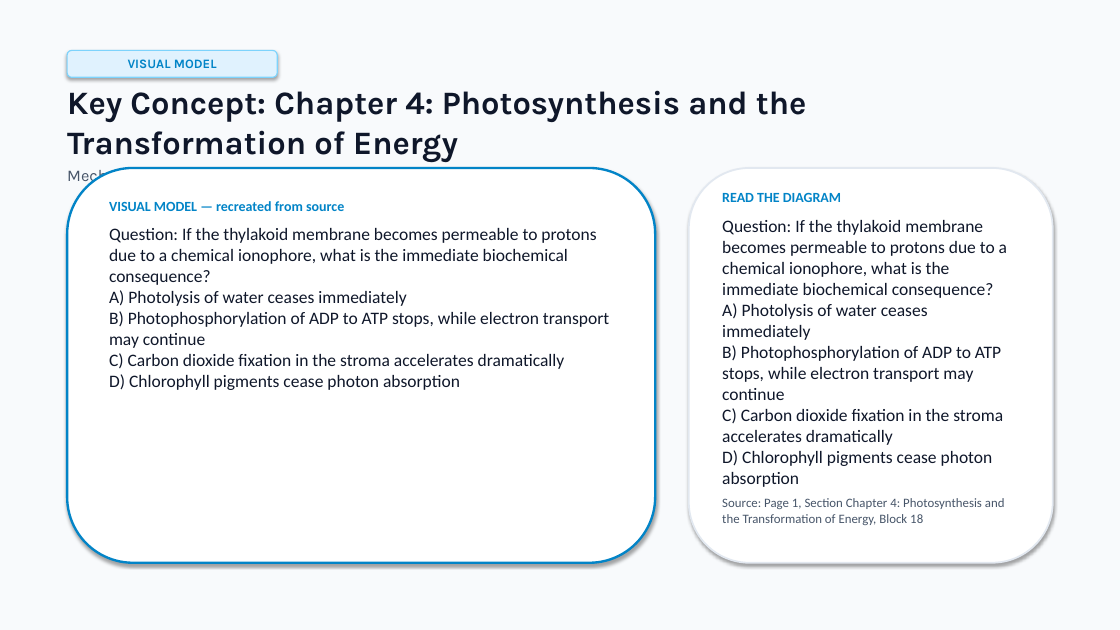
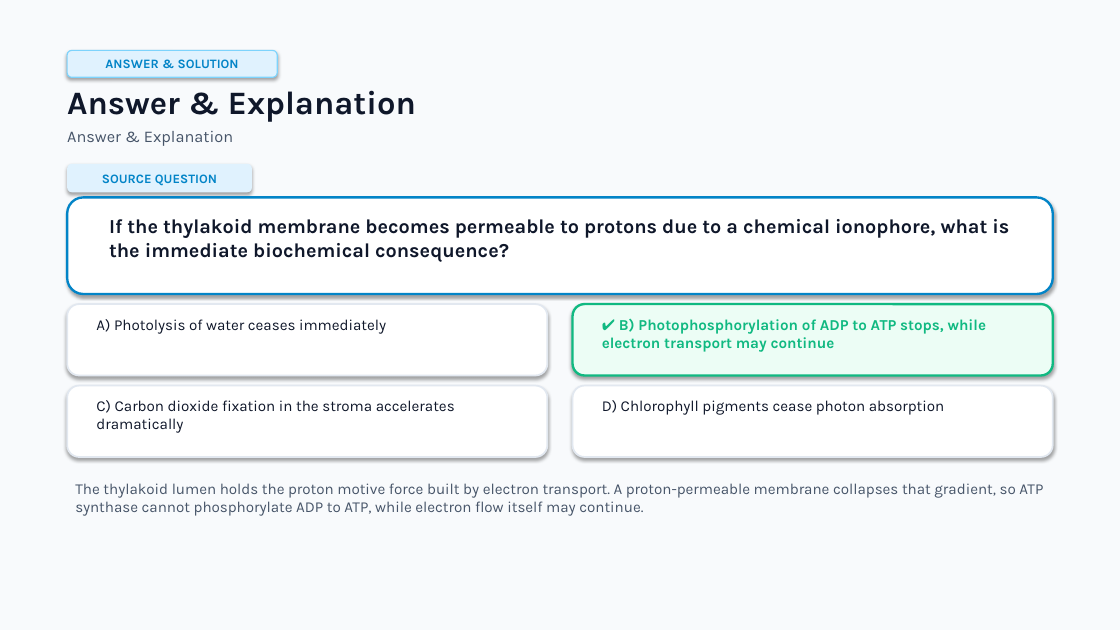
Before and after one commit to usm007/LessonMorph, a slide deck: slide 7 of output/photosynthesis_and_cellular_energy.pptx (slide 21 before the commit). Drawn at 1120x630 pixels with LibreOffice and Linux fonts; fonts in the diff are those of the drawing. Boxes give left, top, right and bottom in pixels: in the first picture for what was removed or moved away, otherwise in the second. Text is boxed around its words. In the diff, an @@ line names an element or a change of style, - is before the commit and + after.

```diff
--- a/output/photosynthesis_and_cellular_energy.pptx
+++ b/output/photosynthesis_and_cellular_energy.pptx
@@ text in rounded rectangle at bbox=[105, 59, 239, 68]: text changed @@
-VISUAL MODEL
+ANSWER & SOLUTION
@@ text at bbox=[67, 90, 416, 146]: text changed @@
-Key Concept: Chapter 4: Photosynthesis and the Transformation of Energy
-Mechanisms, principles, and analysis
+Answer & Explanation
+Answer & Explanation
@@ rounded rectangle removed at bbox=[67, 168, 655, 563] @@
@@ rounded rectangle added at bbox=[67, 164, 252, 192], fill #E0F2FE, 11 pt, text #0284C7, bold @@
+SOURCE QUESTION
@@ rounded rectangle added at bbox=[67, 197, 1053, 294], fill #FFFFFF, outline #0284C7 2 pt @@
@@ text removed at bbox=[722, 192, 1007, 525] @@
-READ THE DIAGRAM
-Question: If the thylakoid membrane becomes permeable to protons due to a chemical ionophore, what is the immediate biochemical consequence?
-A) Photolysis of water ceases immediately
-B) Photophosphorylation of ADP to ATP stops, while electron transport may continue
-C) Carbon dioxide fixation in the stroma accelerates dramatically
-D) Chlorophyll pigments cease photon absorption
-Source: Page 1, Section Chapter 4: Photosynthesis and the Transformation of Energy, Block 18
@@ text at bbox=[109, 219, 1009, 262]: text changed; size 15 to 17 pt; font Calibri to Karla; bold on @@
-VISUAL MODEL — recreated from source
-Question: If the thylakoid membrane becomes permeable to protons due to a chemical ionophore, what is the immediate biochemical consequence?
-A) Photolysis of water ceases immediately
-B) Photophosphorylation of ADP to ATP stops, while electron transport may continue
-C) Carbon dioxide fixation in the stroma accelerates dramatically
-D) Chlorophyll pigments cease photon absorption
+If the thylakoid membrane becomes permeable to protons due to a chemical ionophore, what is the immediate biochemical consequence?
@@ rounded rectangle added at bbox=[67, 304, 548, 376], fill #FFFFFF, outline #E2E8F0 1.5 pt @@
@@ text added at bbox=[96, 319, 386, 334], 13 pt, text #0F172A @@
+A) Photolysis of water ceases immediately
@@ rounded rectangle added at bbox=[573, 304, 1054, 376], fill #ECFDF5, outline #10B981 2 pt @@
@@ text added at bbox=[602, 318, 987, 352], 13 pt, text #10B981, bold @@
+✔ B) Photophosphorylation of ADP to ATP stops, while electron transport may continue
@@ rounded rectangle added at bbox=[67, 386, 548, 457], fill #FFFFFF, outline #E2E8F0 1.5 pt @@
@@ rounded rectangle: place and size @@
-rounded rectangle at bbox=[689, 168, 1053, 563]
+rounded rectangle at bbox=[573, 386, 1054, 457]
@@ text added at bbox=[96, 400, 455, 433], 13 pt, text #0F172A @@
+C) Carbon dioxide fixation in the stroma accelerates dramatically
@@ text added at bbox=[602, 400, 944, 415], 13 pt, text #0F172A @@
+D) Chlorophyll pigments cease photon absorption
@@ text added at bbox=[75, 483, 1043, 516], 13 pt, text #475569 @@
+The thylakoid lumen holds the proton motive force built by electron transport. A proton-permeable membrane collapses that gradient, so ATP synthase cannot phosphorylate ADP to ATP, while electron flow itself may continue.
```
Also in this commit, not shown: 13 other slides changed, 15 slides added, 21 slides removed, 57 other files.
